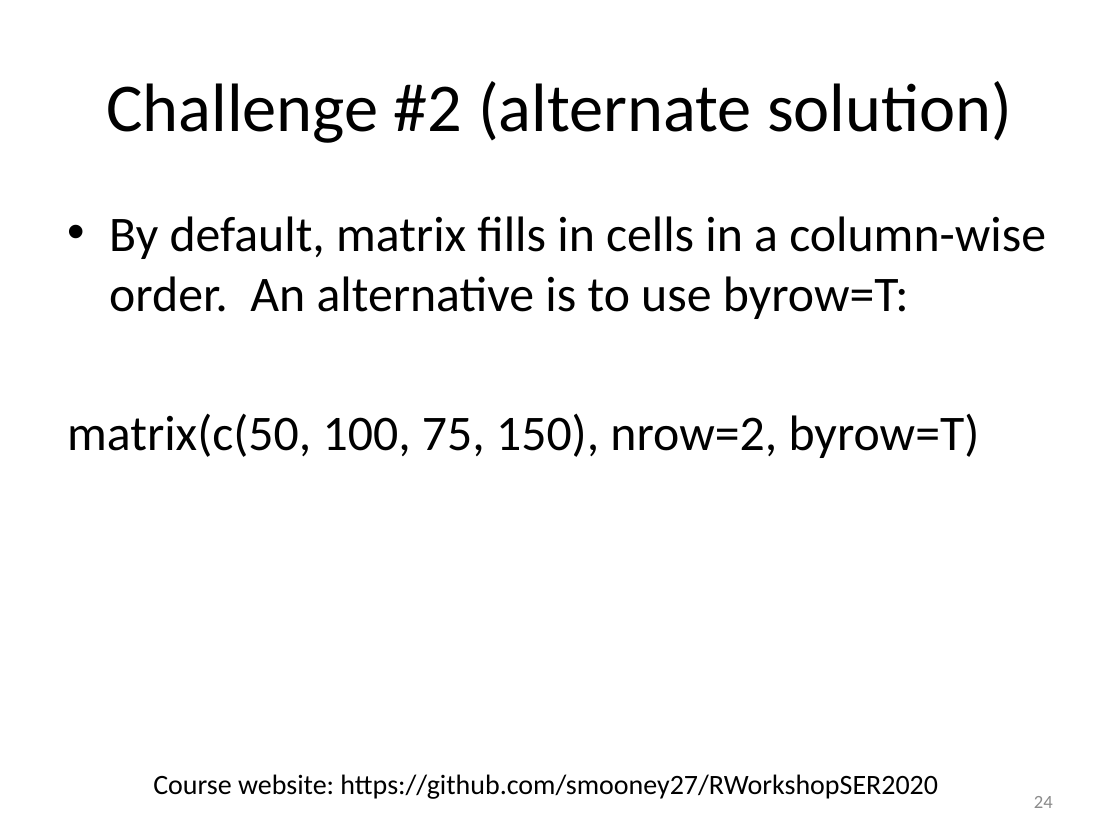
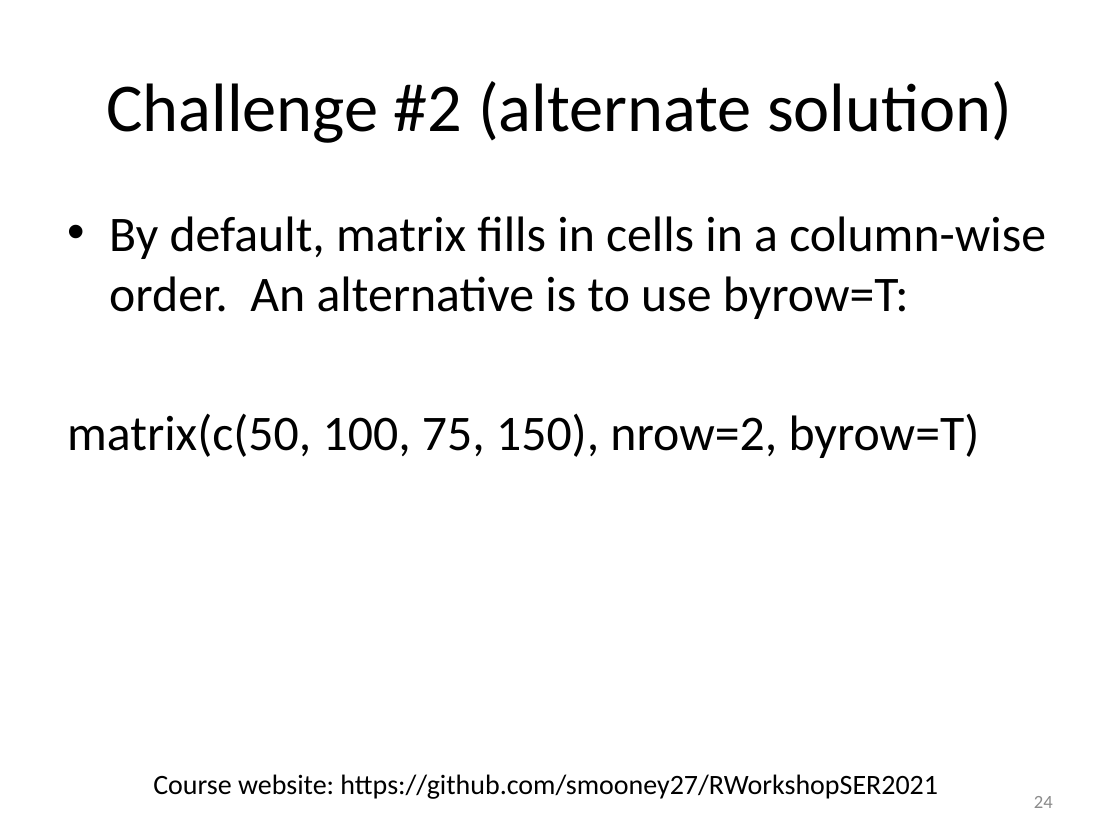
Before and after one commit to smooney27/RWorkshopSER2021, a slide deck: slide 24 of RWorkshopPart1-BasicObjects.pptx. Drawn at 1120x840 pixels with LibreOffice and Linux fonts; fonts in the diff are those of the drawing. Boxes give left, top, right and bottom in pixels: in the first picture for what was removed or moved away, otherwise in the second. Text is boxed around its words. In the diff, an @@ line names an element or a change of style, - is before the commit and + after.

```diff
--- a/RWorkshopPart1-BasicObjects.pptx
+++ b/RWorkshopPart1-BasicObjects.pptx
@@ text at (153, 774, 938, 799): text changed @@
-Course website: https://github.com/smooney27/RWorkshopSER2020
+Course website: https://github.com/smooney27/RWorkshopSER2021
```
Also in this commit, not shown: 24 other slides changed.
